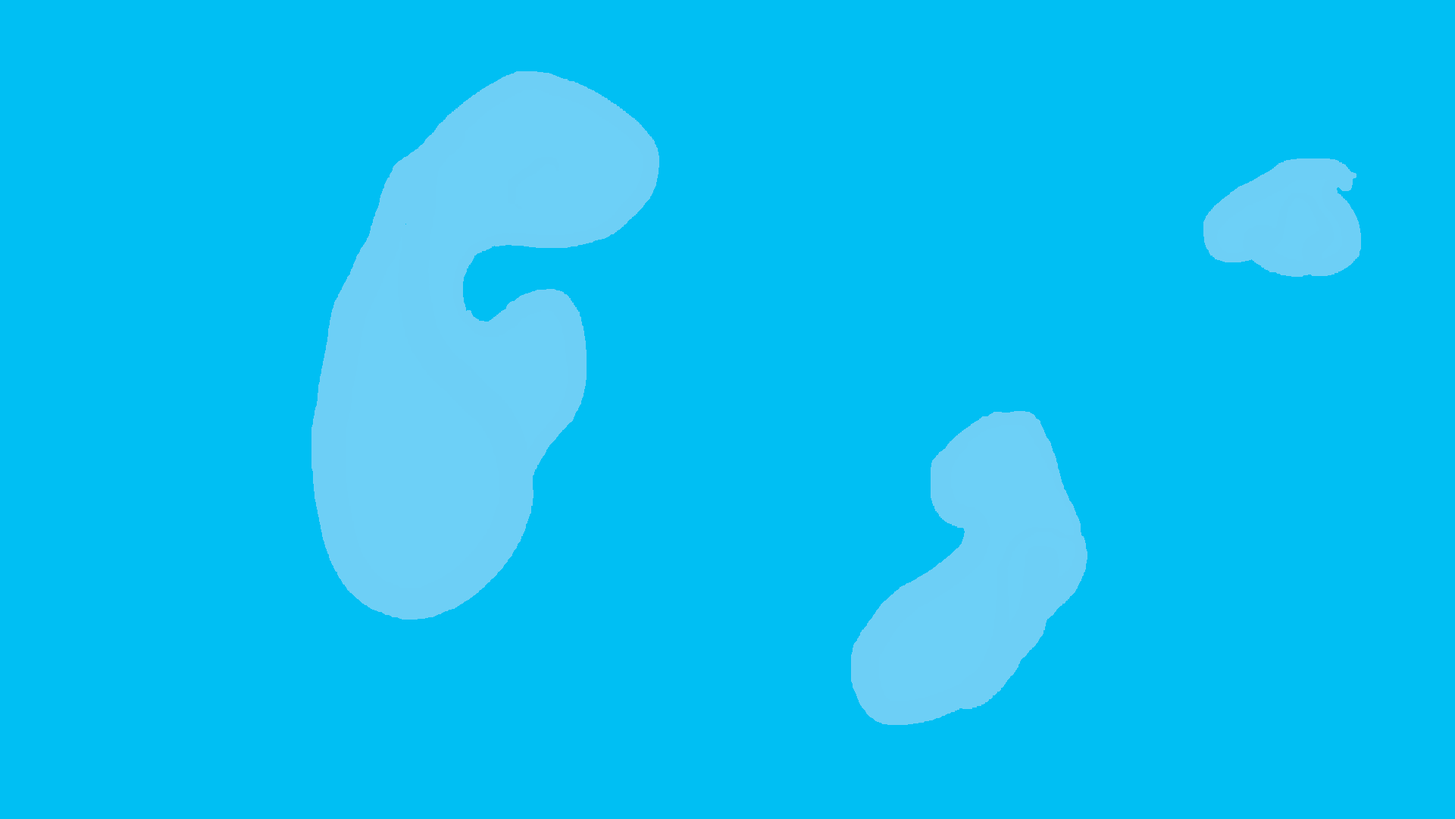
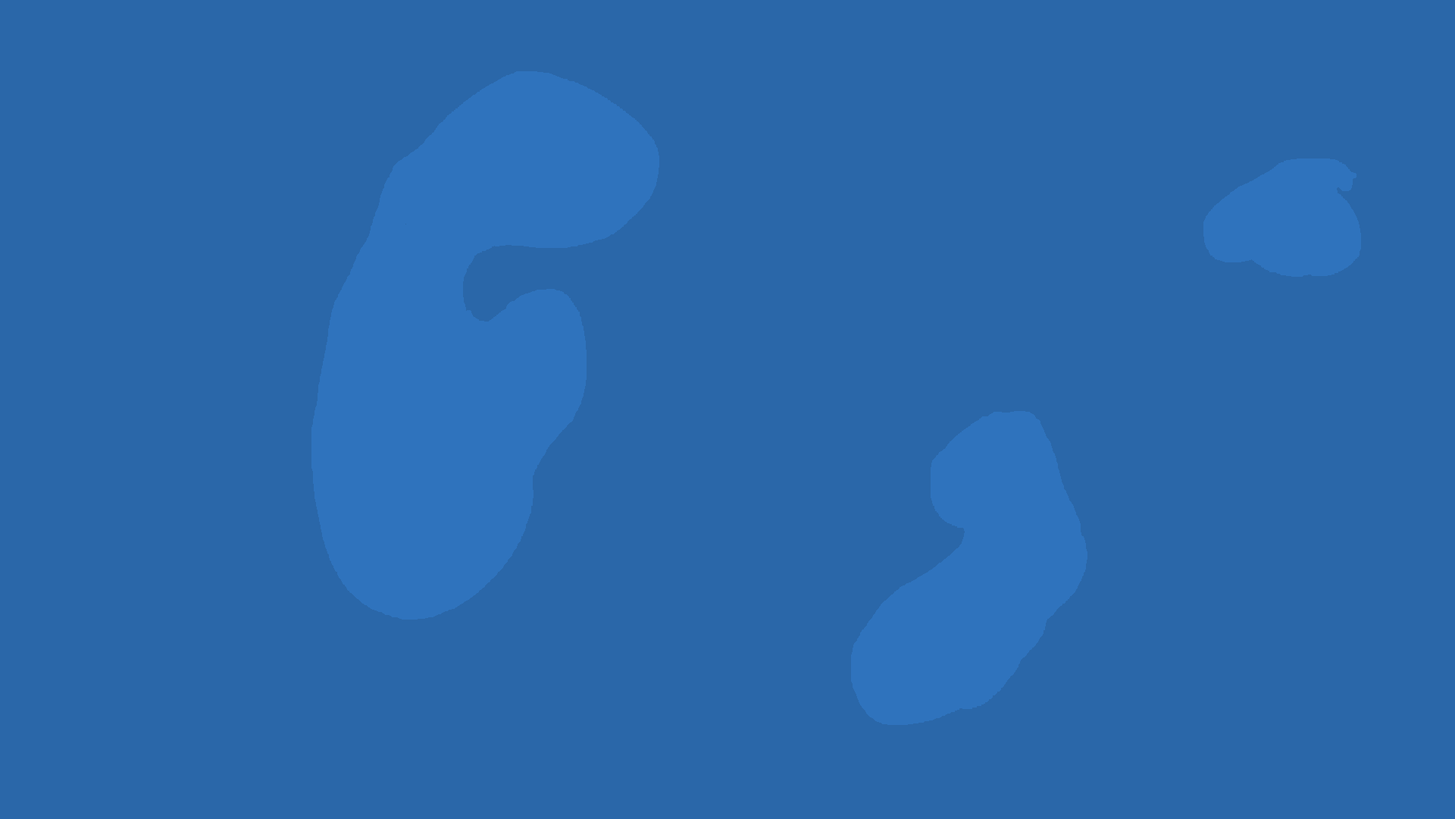
Layered file, before and after one edit (1455 × 819). Changes by layer:
painted on "Layer 2" over [311, 71, 1362, 725]
painted on "Layer 1" over [0, 0, 1455, 819]
